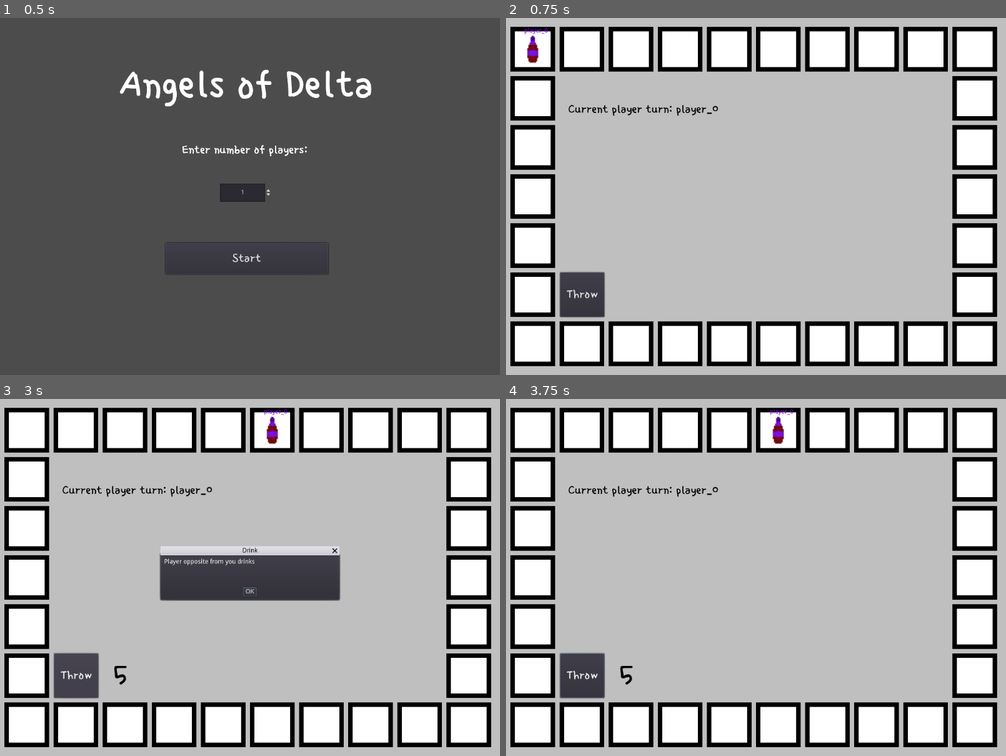
Above: before the commit, frames 1-4 (two rows, left to right).
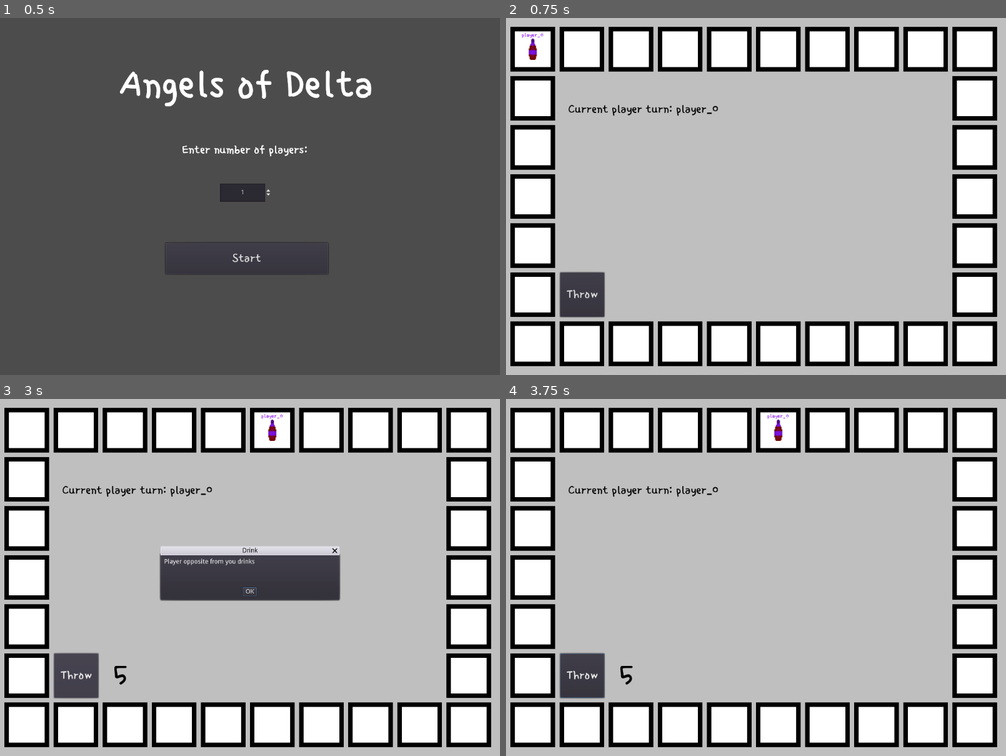
Above: after the commit, the same moments.

Repository: askoki160/angels-of-delta
Game: Godot game, scene res://StartScene.tscn
Same seed, same stepped clock (60 frames per second), same inputs: the game is played once before the commit and once after it.
Inputs:
- Up to frame 1 (0.5 s): no input
- Up to frame 2 (0.75 s): click "Start" at 0.5 s
- Up to frame 3 (3 s): click "Start" at 1.25 s; click "Start" at 2 s; click "Throw" at 2.75 s
- Up to frame 4 (3.75 s): click "OK" at 3.5 s

Frame 1 is identical in both runs. In frame 2, 0.2% of the frame differs, in the area x 3-9%, y 2-13%; in frame 3, 0.2%, in the area x 52-58%, y 2-13%; in frame 4, 0.2%.

Commit message:
Added font for player labels

Diff:
--- a/Player.tscn
+++ b/Player.tscn
@@ -1,16 +1,17 @@
-[gd_scene load_steps=4 format=2]
+[gd_scene load_steps=5 format=2]
 
 [ext_resource path="res://assets/images/drinks/AppleJuice.png" type="Texture" id=1]
 [ext_resource path="res://Player.gd" type="Script" id=2]
+[ext_resource path="res://assets/fonts/single_day_small.tres" type="DynamicFont" id=3]
 
 [sub_resource type="RectangleShape2D" id=1]
-extents = Vector2( 15.7221, 34.0574 )
+extents = Vector2( 10.0327, 25.9297 )
 
 [node name="Player" type="KinematicBody2D"]
 script = ExtResource( 2 )
 
 [node name="Sprite" type="Sprite" parent="."]
-scale = Vector2( 2.45154, 2.47412 )
+scale = Vector2( 1.8, 2 )
 texture = ExtResource( 1 )
 
 [node name="CollisionShape2D" type="CollisionShape2D" parent="."]
@@ -18,11 +19,13 @@
 shape = SubResource( 1 )
 
 [node name="PlayerName" type="Label" parent="."]
-modulate = Color( 0.921569, 1, 0, 1 )
-margin_left = -18.9647
-margin_top = -47.9537
-margin_right = 21.0353
-margin_bottom = -33.9537
+margin_left = -30.0
+margin_top = -40.0
+margin_right = 30.0
+margin_bottom = -24.0
+custom_fonts/font = ExtResource( 3 )
+align = 1
+valign = 1
 __meta__ = {
 "_edit_use_anchors_": false
 }
--- /dev/null
+++ b/assets/fonts/single_day_small.tres
@@ -0,0 +1,7 @@
+[gd_resource type="DynamicFont" load_steps=2 format=2]
+
+[ext_resource path="res://assets/fonts/single_day_regular.ttf" type="DynamicFontData" id=1]
+
+[resource]
+size = 15
+font_data = ExtResource( 1 )
